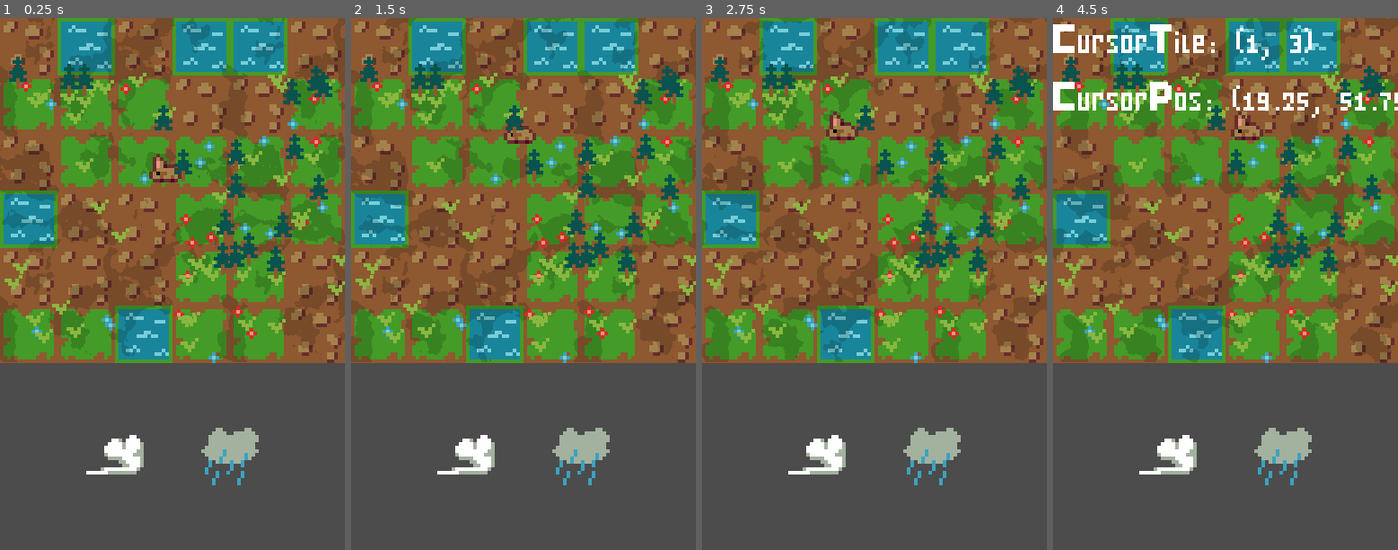
Above: before the commit, frames 1-4 (left to right).
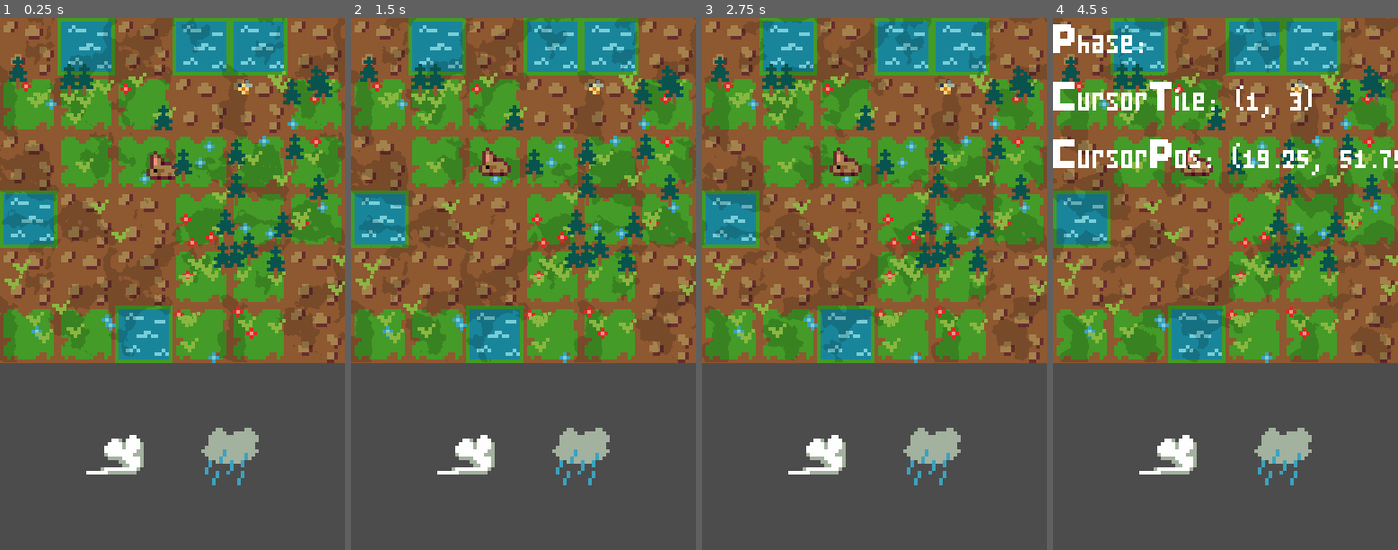
Above: after the commit, the same moments.

Repository: MrBSmith/Haven
Game: Godot game, scene res://Scenes/Garden/Garden.tscn
The game is run twice, just before and just after one commit, with the same random seed, the same clock (stepped at 60 frames per second) and the same inputs. The engine's default icon, where the game draws it, is replaced by a stand-in: a white triangle on a blue panel in a dark square.
Inputs (mouse positions are in pixels of both pictures, inside the frame that each line leads up to):
- Up to frame 1 (0.25 s): no input
- Up to frame 2 (1.5 s): tap Enter (ui_accept) at 0.5, 0.77 s; press the mouse at (523, 284) at 0.53 s; move the mouse to (464, 454) at 1.27 s; release the mouse at (464, 454) at 1.28 s; click (464, 454) at 1.35 s
- Up to frame 3 (2.75 s): tap Enter (ui_accept) at 1.52 s; move the mouse to (933, 454) at 2.02 s; press the mouse at (933, 454) at 2.03 s
- Up to frame 4 (4.5 s): move the mouse to (1208, 390) at 2.77 s; release the mouse at (1208, 390) at 2.78 s; click (1208, 390) at 2.85 s; tap Enter (ui_accept) at 3.02, 3.77 s; move the mouse to (1329, 363) at 3.52 s; press the mouse at (1329, 363) at 3.53 s; tap F5 (toggle_debug) at 4.15 s; move the mouse to (1122, 204) at 4.27 s; release the mouse at (1122, 204) at 4.28 s; click (1122, 204) at 4.35 s

The runs differ from the first frame. In frame 1, 0.3% of the frame differs, in the area x 42-74%, y 11-31%; in frame 2, 0.6%; in frame 3, 0.7%; in frame 4, 4.0%, in the area x 0-100%, y 1-32%.
Error after the commit: Left operand of 'is' was already freed. (res://Scenes/Animals/Behaviour/CommunStates/MoveTo.gd:26)

Commit message:
Handle game phase

Diff:
--- /dev/null
+++ b/Asset/Fonts/PixelFont.tres
@@ -0,0 +1,6 @@
+[gd_resource type="DynamicFont" load_steps=2 format=2]
+
+[ext_resource path="res://Asset/Fonts/BoldCapsPixel.ttf" type="DynamicFontData" id=1]
+
+[resource]
+font_data = ExtResource( 1 )
--- a/Autoloads/Events.gd
+++ b/Autoloads/Events.gd
@@ -9,6 +9,7 @@
 
 signal tile_type_changed(tile, prev_type, next_type)
 
+signal meteo_animation_started
 signal meteo_animation_finished
 signal single_plant_animation_finished
 signal flora_animation_finished
--- a/Scenes/Animals/FlyingAnimal/Insects/Bees/Bee.tscn
+++ b/Scenes/Animals/FlyingAnimal/Insects/Bees/Bee.tscn
@@ -4,7 +4,6 @@
 [ext_resource path="res://Scenes/Animals/FlyingAnimal/Insects/Bees/Bee.gd" type="Script" id=2]
 [ext_resource path="res://Scenes/Animals/Behaviour/Pollinating/Pollinating.tscn" type="PackedScene" id=3]
 [ext_resource path="res://Scenes/Animals/FlyingAnimal/FlyingAnimal.tscn" type="PackedScene" id=4]
-
 
 [sub_resource type="SpriteFrames" id=1]
 animations = [ {
@@ -19,7 +18,6 @@
 script = ExtResource( 2 )
 eatable_types = PoolStringArray( "Flower" )
 eating_time = 1.0
-avarage_presence_time = 0.0
 
 [node name="AnimatedSprite" parent="." index="0"]
 frames = SubResource( 1 )
--- a/Scenes/DebugPanel/DebugPanel.gd
+++ b/Scenes/DebugPanel/DebugPanel.gd
@@ -9,6 +9,8 @@
 #### BUILT-IN ####
 
 func _ready():
+	var _err = owner.connect("phase_changed", self, "on_phase_changed")
+
 	yield(get_parent(), "ready")
 	grid_node = get_parent()
 
@@ -39,3 +41,6 @@
 
 
 #### SIGNAL RESPONSES ####
+
+func on_phase_changed(new_phase : String):
+	$VBoxContainer/GamePhase.set_text(new_phase)
--- a/Scenes/Garden/Animations.gd
+++ b/Scenes/Garden/Animations.gd
@@ -21,6 +21,8 @@
 #### LOGIC ####
 
 func rain_animation(tiles_affected: Array, duration: float):
+	Events.emit_signal("meteo_animation_started")
+
 	$Clouds.meteo_effect(0.2, 0.87, 1.07, Color.gray)
 	yield($Clouds, "meteo_effect_ready")
 	var anim = RainAnimation.new(tiles_affected, duration)
@@ -28,6 +30,8 @@
 
 
 func wind_animation(tiles_affected: Array, wind_dir: Vector2, wind_force: int, duration: float):
+	Events.emit_signal("meteo_animation_started")
+
 	$Clouds.meteo_effect($Clouds.opacity_default, $Clouds.first_threshold_default, \
 		$Clouds.sec_threshold_default, $Clouds.first_color_default, \
 		$Clouds.sec_color_default, wind_dir)
@@ -39,6 +43,8 @@
 
 
 func sun_animation(tiles_affected: Array, duration: float):
+	Events.emit_signal("meteo_animation_started")
+
 	$Clouds.meteo_effect(0.05, 1.15, 1.5)
 	yield($Clouds, "meteo_effect_ready")
 	var rect = tile_array_to_rect(tiles_affected)
--- a/Scenes/Garden/Garden.gd
+++ b/Scenes/Garden/Garden.gd
@@ -2,20 +2,44 @@
 
 ##### TURN ORDER #####
 
+# 0) The player draw a new card, which triggers his new turn
 # 1) The player choose his meteo effect he wants to play
 # 2) The meteo effect take place, and affect tiles
 # 3) The new animals appear
 # 4) The animals behave
 # 5) The leaving animal leave the board
 
-
 onready var grid_node = $Grid
 onready var hand_node = $Hand
+onready var animal_phase_timer = $AnimalPhaseTimer
+onready var animal_leaving_timer = $AnimalLeavingTimer
+
+
+var phase : String = "" setget set_phase, get_phase
+
+
+signal phase_changed(new_phase_name)
+
+#### ACCESSORS ####
+
+func set_phase(value: String):
+	if value == phase:
+		return
+
+	phase = value
+	emit_signal("phase_changed", phase)
+
+func get_phase() -> String: return phase
+
+
+#### BUILT-IN ####
 
 func _ready():
 	var _err = Events.connect("single_plant_animation_finished", self, "_on_single_plant_animation_finished")
 	_err = Events.connect("meteo_animation_finished", self, "_on_meteo_animation_finished")
-	_err = Events.connect("animal_phase_finished", self, "_on_animal_phase_finished")
+	_err = Events.connect("meteo_animation_started", self, "_on_meteo_animation_started")
+	_err = animal_phase_timer.connect("timeout", self, "_on_animal_phase_finished")
+	_err = animal_leaving_timer.connect("timeout", self, "_on_animal_leaving_phase_finished")
 
 	grid_node.generate_grid()
 	var grid_pxl_size = Globals.get_grid_pixel_size()
@@ -58,11 +82,26 @@
 	if is_flora_animation_finished():
 		Events.emit_signal("flora_animation_finished")
 
-func _on_animal_phase_finished():
-	propagate_call("animal_leaving_phase")
+func _on_new_turn_started():
+	propagate_call("set_standby", [true])
+	set_phase("Choose Meteo Effect")
+
+func _on_meteo_animation_started():
+	set_phase("Meteo animation")
 
 func _on_meteo_animation_finished():
 	propagate_call("set_standby", [false])
+	propagate_call("on_animal_phase_start", [], true)
 
-func _on_new_turn_started():
-	propagate_call("set_standby", [true])
+func on_animal_phase_start():
+	animal_phase_timer.start()
+	set_phase("Animal behaviour")
+
+func _on_animal_phase_finished():
+	propagate_call("on_animal_leaving_phase", [], true)
+	animal_leaving_timer.start()
+	set_phase("Animal leaving")
+
+func _on_animal_leaving_phase_finished():
+	propagate_call("_on_new_turn_started", [], true)
+	hand_node.draw()
--- a/Scenes/Garden/Garden.tscn
+++ b/Scenes/Garden/Garden.tscn
@@ -4,19 +4,17 @@
 [ext_resource path="res://Scenes/Hand/Hand.gd" type="Script" id=2]
 [ext_resource path="res://Scenes/Garden/Grid.gd" type="Script" id=3]
 [ext_resource path="res://Scenes/Garden/GridArea.gd" type="Script" id=4]
-[ext_resource path="res://Asset/Fonts/BoldCapsPixel.ttf" type="DynamicFontData" id=5]
+[ext_resource path="res://Asset/Fonts/PixelFont.tres" type="DynamicFont" id=5]
 [ext_resource path="res://Scenes/DebugPanel/DebugPanel.gd" type="Script" id=6]
 [ext_resource path="res://Scenes/Garden/Animations.gd" type="Script" id=7]
 [ext_resource path="res://Scenes/VFX/Clouds/Clouds.tscn" type="PackedScene" id=8]
 [ext_resource path="res://Scenes/Animals/TerrestrialAnimal/Herbivore/Rabbit/Rabbit.tscn" type="PackedScene" id=9]
+[ext_resource path="res://Scenes/Animals/FlyingAnimal/Insects/Bees/Bee.tscn" type="PackedScene" id=10]
 [ext_resource path="res://Scenes/Garden/Pathfinder/Pathfinder.tscn" type="PackedScene" id=11]
 [ext_resource path="res://Scenes/Garden/AreaDebug.gd" type="Script" id=13]
 [ext_resource path="res://Scenes/Card/AOEArea.gd" type="Script" id=14]
 
 [sub_resource type="RectangleShape2D" id=1]
-
-[sub_resource type="DynamicFont" id=2]
-font_data = ExtResource( 5 )
 
 [sub_resource type="Environment" id=3]
 background_mode = 4
@@ -68,7 +66,9 @@
 
 [node name="Rabbit" parent="Grid/Animals" instance=ExtResource( 9 )]
 position = Vector2( 46.0139, 45.7779 )
-standby = true
+
+[node name="Bee" parent="Grid/Animals" instance=ExtResource( 10 )]
+position = Vector2( 68.195, 19.8214 )
 
 [node name="MeteoEffects" type="YSort" parent="Grid"]
 script = ExtResource( 7 )
@@ -94,20 +94,30 @@
 "_edit_use_anchors_": false
 }
 
-[node name="CursorTile" type="Label" parent="Grid/DebugPanel/VBoxContainer"]
+[node name="GamePhase" type="Label" parent="Grid/DebugPanel/VBoxContainer"]
 margin_right = 192.0
 margin_bottom = 13.0
-custom_fonts/font = SubResource( 2 )
+custom_fonts/font = ExtResource( 5 )
+text = "Phase:"
+__meta__ = {
+"_edit_lock_": true
+}
+
+[node name="CursorTile" type="Label" parent="Grid/DebugPanel/VBoxContainer"]
+margin_top = 17.0
+margin_right = 192.0
+margin_bottom = 30.0
+custom_fonts/font = ExtResource( 5 )
 text = "CursorTile:"
 __meta__ = {
 "_edit_lock_": true
 }
 
 [node name="CursorPos" type="Label" parent="Grid/DebugPanel/VBoxContainer"]
-margin_top = 17.0
+margin_top = 34.0
 margin_right = 192.0
-margin_bottom = 30.0
-custom_fonts/font = SubResource( 2 )
+margin_bottom = 47.0
+custom_fonts/font = ExtResource( 5 )
 text = "CursorPos:"
 __meta__ = {
 "_edit_lock_": true
@@ -116,12 +126,25 @@
 [node name="AreaDebug" type="Node2D" parent="Grid"]
 visible = false
 script = ExtResource( 13 )
+__meta__ = {
+"_edit_lock_": true
+}
 
 [node name="AOEarea" type="Node2D" parent="Grid/AreaDebug"]
 script = ExtResource( 14 )
 
 [node name="Hand" type="Node2D" parent="."]
 script = ExtResource( 2 )
+__meta__ = {
+"_edit_lock_": true
+}
+
+[node name="AnimalPhaseTimer" type="Timer" parent="."]
+wait_time = 2.0
+one_shot = true
+
+[node name="AnimalLeavingTimer" type="Timer" parent="."]
+one_shot = true
 
 [node name="WorldEnvironment" type="WorldEnvironment" parent="."]
 environment = SubResource( 3 )
--- a/Scenes/Hand/Hand.gd
+++ b/Scenes/Hand/Hand.gd
@@ -13,16 +13,24 @@
 const MAX_CARDS = 2
 
 signal card_drawn
-signal new_turn_started
+
+var last_card_played_index : int = 0
 
 #### BUILT-IN ####
 
 func _ready():
 	var _err = connect("card_drawn", self, "_on_card_drawn")
-	_err = connect("new_turn_started", get_parent(), "_on_new_turn_started")
 	var _nothing = roll()
 
 #### LOGIC ####
+
+func draw():
+	var nb_children = get_child_count()
+	match nb_children:
+		0: return
+		1: draw_card(last_card_played_index)
+		2: reroll()
+
 
 # Clear every card in the hand, and generate a new hand
 # Make sure the hand rerolled is different form the last one
@@ -54,10 +62,9 @@
 
 
 # Draw a new card
-func draw_card(card_index: int) -> Card:
+func draw_card(card_index: int):
 	var new_card = generate_card()
 	add_card(new_card, card_index)
-	return new_card
 
 
 # Return an array of the types names of the current cards in hand (as Strings)
@@ -69,6 +76,7 @@
 	return type_array
 
 
+# Generate a random card from th pool of types
 func generate_card() -> Card:
 	randomize()
 	var rng = randi() % 3
@@ -76,6 +84,7 @@
 	return new_card
 
 
+# Add the given card to the hand
 func add_card(new_card: Card, card_index: int):
 	var pos := Vector2.ZERO
 
@@ -95,6 +104,7 @@
 	emit_signal("card_drawn")
 
 
+# Set every cards pickable or not
 func set_cards_pickable(value: bool):
 	for card in get_children():
 		card.set_pickable(value)
@@ -108,13 +118,10 @@
 
 #### SIGNAL RESPONSES ####
 
-func _on_card_effect_finished(card_index: int, combined: bool):
+func _on_card_effect_finished(card_index: int, _combined: bool):
 	yield(get_child(card_index), "tree_exited")
 
-	if combined:
-		reroll()
-	else:
-		var _new_card = draw_card(card_index)
+	last_card_played_index = card_index
 
 
 func _on_card_drawn():
@@ -123,7 +130,6 @@
 
 
 func _on_hand_refilled():
-	emit_signal("new_turn_started")
 	set_cards_pickable(true)
 
 	var first_card = get_child(0)
